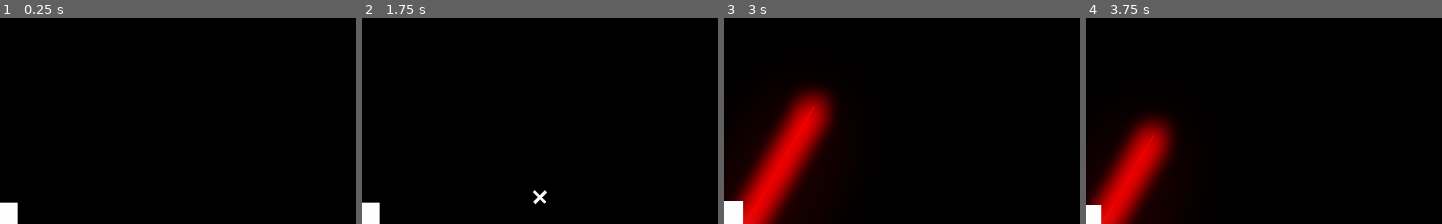
Above: before the commit, frames 1-4 (left to right).
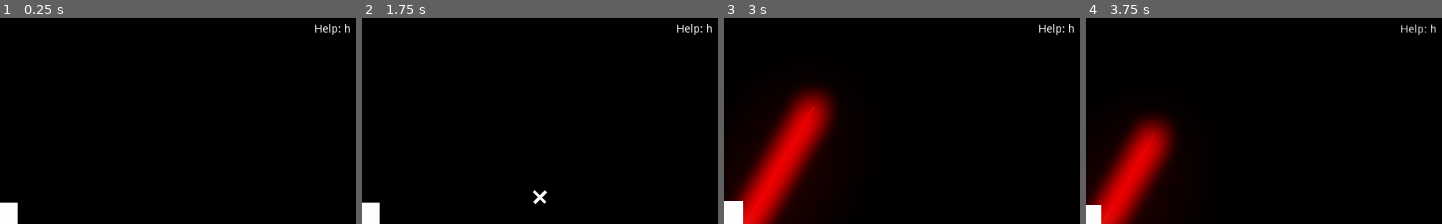
Above: after the commit, the same moments.

Repository: Aki78/GodotCPUDesign
Game: Godot game, scene res://Game.tscn
Two runs of this game, one before a commit and one after it. Both use one fixed random seed, a clock stepped at 60 frames per second and the inputs below. The engine's default icon, where the game draws it, is replaced by a stand-in: a white triangle on a blue panel in a dark square.
Inputs (mouse positions are % of the whole screen's width and height, from its top left):
- Up to frame 1 (0.25 s): no input
- Up to frame 2 (1.75 s): tap Enter at 0.5 s; move the mouse to (75, 43) at 0.52 s; hold X (delete) 0.53-1.25 s; click (75, 43) at 0.67 s; tap I (input) at 0.8 s; tap Space at 1.25 s; drag from (28, 54) to (75, 43) at 1.27 s
- Up to frame 3 (3 s): tap Enter at 2 s; move the mouse to (62, 24) at 2.02 s; hold W (wire) 2.03-2.75 s; click (62, 24) at 2.17 s; tap Mouse wheel up (zoomin) at 2.3 s; tap Space at 2.75 s; drag from (45, 71) to (49, 46) at 2.77 s
- Up to frame 4 (3.75 s): tap Enter at 3.5 s; move the mouse to (84, 66) at 3.52 s; hold Mouse wheel down (zoomout) from 3.53 s (still down); click (84, 66) at 3.67 s
The pictures show only the part of the screen within x 50-100%, y 0-50%; the shares and areas given below are measured in that part.

The runs differ from the first frame. In frame 1, 0.2% of the frame differs, in the area x 88-99%, y 2-9%; in frame 2, 0.2%; in frame 3, 0.2%; in frame 4, 0.2%.

Commit message:
added help label

Diff:
--- a/Camera2D.gd
+++ b/Camera2D.gd
@@ -3,23 +3,27 @@
 var mouse_down = false
 var mouse_position_before
 
-var label_pos = Vector2(-450,250)
+export var label_pos : Vector2 = Vector2(-450,250)
+export var help_pos : Vector2 = Vector2(400,-250)
 
 signal zoom_in
 signal zoom_out
 
 func ready():
 	$ModeLabel.rect_position = label_pos
+	$HelpLabel.rect_position = help_pos
 
 func _input(e):
 	if Input.is_action_pressed("zoomin") and zoom.x > 0.1:
 		zoom *= 0.9
 		$ModeLabel.rect_scale *= 0.9
+		$HelpLabel.rect_scale *= 0.9
 		emit_signal("zoom_in")
 	if Input.is_action_pressed("zoomout") and zoom.x < 10:
 		emit_signal("zoom_out")
 		zoom *= 1.1
 		$ModeLabel.rect_scale *= 1.1
+		$HelpLabel.rect_scale *= 1.1
 	if Input.is_action_pressed("middle_mouse"):
 		mouse_down = true
 	else:
@@ -32,3 +36,4 @@
 
 	mouse_position_before = mouse_position_now
 	$ModeLabel.rect_position = offset + zoom*label_pos
+	$HelpLabel.rect_position = offset + zoom*help_pos
--- a/Game.gd
+++ b/Game.gd
@@ -1,17 +1,13 @@
 extends Node2D
 
-#
-#onready var camera = $Camera2D
-#
-## Called when the node enters the scene tree for the first time.
-#func _ready():
-#	camera.connect("zoom_in",self, "on_zoom_in")
-#	camera.connect("zoom_out",self, "on_zoom_out")
-#
-#
-#
-#func on_zoom_in():
-#	$ModeLabel.rect_scale *= 0.9
-#
-#func on_zoom_out():
-#	$ModeLabel.rect_scale *= 1.1
+func _ready():
+	$Help.hide()
+
+
+func _input(event):
+	if event.is_action_pressed("help"):
+		$Main.hide()
+		$Help.show()
+	if event.is_action_pressed("escape"):
+		$Help.hide()
+		$Main.show()
--- a/Game.tscn
+++ b/Game.tscn
@@ -6,8 +6,7 @@
 [ext_resource path="res://Label.gd" type="Script" id=4]
 [ext_resource path="res://Camera2D.gd" type="Script" id=5]
 [ext_resource path="res://Game.gd" type="Script" id=6]
-[ext_resource path="res://Gate.gd" type="Script" id=7]
-[ext_resource path="res://Contact.gd" type="Script" id=8]
+[ext_resource path="res://Gate.tscn" type="PackedScene" id=7]
 
 [sub_resource type="Environment" id=1]
 background_mode = 4
@@ -21,59 +20,53 @@
 glow_bicubic_upscale = true
 glow_high_quality = true
 
-[sub_resource type="RectangleShape2D" id=3]
-extents = Vector2( 7.25, 7.75 )
-
 [node name="Game" type="Node2D"]
 position = Vector2( 0, 1 )
 script = ExtResource( 6 )
 
-[node name="WorldEnvironment" type="WorldEnvironment" parent="."]
+[node name="Main" type="Node2D" parent="."]
+
+[node name="WorldEnvironment" type="WorldEnvironment" parent="Main"]
 environment = SubResource( 1 )
 
-[node name="Wires" type="Node2D" parent="."]
+[node name="Wires" type="Node2D" parent="Main"]
 script = ExtResource( 1 )
 
-[node name="Switches" type="Node2D" parent="."]
+[node name="Switches" type="Node2D" parent="Main"]
 script = ExtResource( 3 )
 
-[node name="MouseTip" parent="." instance=ExtResource( 2 )]
+[node name="MouseTip" parent="Main" instance=ExtResource( 2 )]
 
-[node name="Camera2D" type="Camera2D" parent="."]
+[node name="Camera2D" type="Camera2D" parent="Main"]
 current = true
 script = ExtResource( 5 )
 
-[node name="ModeLabel" type="Label" parent="Camera2D"]
+[node name="ModeLabel" type="Label" parent="Main/Camera2D"]
 margin_left = -442.0
 margin_top = 239.0
 margin_right = -402.0
 margin_bottom = 253.0
 script = ExtResource( 4 )
 
-[node name="Gate" type="ColorRect" parent="."]
-margin_left = -20.0
-margin_top = -21.0
-margin_right = 20.0
-margin_bottom = 19.0
-script = ExtResource( 7 )
+[node name="HelpLabel" type="Label" parent="Main/Camera2D"]
+margin_left = -442.0
+margin_top = 239.0
+margin_right = -402.0
+margin_bottom = 253.0
+text = "Help: h"
 
-[node name="Inp1" type="Area2D" parent="Gate"]
-script = ExtResource( 8 )
+[node name="Gate" parent="Main" instance=ExtResource( 7 )]
 
-[node name="CollisionShape" type="CollisionShape2D" parent="Gate/Inp1"]
-position = Vector2( 8, 10 )
-shape = SubResource( 3 )
+[node name="Help" type="Node2D" parent="."]
 
-[node name="Inp2" type="Area2D" parent="Gate"]
-script = ExtResource( 8 )
+[node name="Label" type="Label" parent="Help"]
+margin_left = -227.0
+margin_top = -146.0
+margin_right = -24.0
+margin_bottom = -47.0
+text = "wire mode: w
+normal mode: Esc, q, right_click
+switch mode: s
+delete mode: x, d
 
-[node name="CollisionShape" type="CollisionShape2D" parent="Gate/Inp2"]
-position = Vector2( 8, 30 )
-shape = SubResource( 3 )
-
-[node name="Out" type="Area2D" parent="Gate"]
-script = ExtResource( 8 )
-
-[node name="CollisionShape" type="CollisionShape2D" parent="Gate/Out"]
-position = Vector2( 32, 19 )
-shape = SubResource( 3 )
+"
--- /dev/null
+++ b/Gate.tscn
@@ -0,0 +1,35 @@
+[gd_scene load_steps=4 format=2]
+
+[ext_resource path="res://Gate.gd" type="Script" id=1]
+[ext_resource path="res://Contact.gd" type="Script" id=2]
+
+[sub_resource type="RectangleShape2D" id=3]
+extents = Vector2( 7.25, 7.75 )
+
+[node name="Gate" type="ColorRect"]
+margin_left = -20.0
+margin_top = -21.0
+margin_right = 20.0
+margin_bottom = 19.0
+script = ExtResource( 1 )
+
+[node name="Inp1" type="Area2D" parent="."]
+script = ExtResource( 2 )
+
+[node name="CollisionShape" type="CollisionShape2D" parent="Inp1"]
+position = Vector2( 8, 10 )
+shape = SubResource( 3 )
+
+[node name="Inp2" type="Area2D" parent="."]
+script = ExtResource( 2 )
+
+[node name="CollisionShape" type="CollisionShape2D" parent="Inp2"]
+position = Vector2( 8, 30 )
+shape = SubResource( 3 )
+
+[node name="Out" type="Area2D" parent="."]
+script = ExtResource( 2 )
+
+[node name="CollisionShape" type="CollisionShape2D" parent="Out"]
+position = Vector2( 32, 19 )
+shape = SubResource( 3 )
--- a/project.godot
+++ b/project.godot
@@ -107,6 +107,11 @@
 "events": [ Object(InputEventKey,"resource_local_to_scene":false,"resource_name":"","device":0,"alt":false,"shift":false,"control":false,"meta":false,"command":false,"pressed":false,"scancode":0,"physical_scancode":71,"unicode":0,"echo":false,"script":null)
  ]
 }
+help={
+"deadzone": 0.5,
+"events": [ Object(InputEventKey,"resource_local_to_scene":false,"resource_name":"","device":0,"alt":false,"shift":false,"control":false,"meta":false,"command":false,"pressed":false,"scancode":0,"physical_scancode":72,"unicode":0,"echo":false,"script":null)
+ ]
+}
 
 [physics]
 
Not shown: 1 places in Game.tscn that only renumber resources
